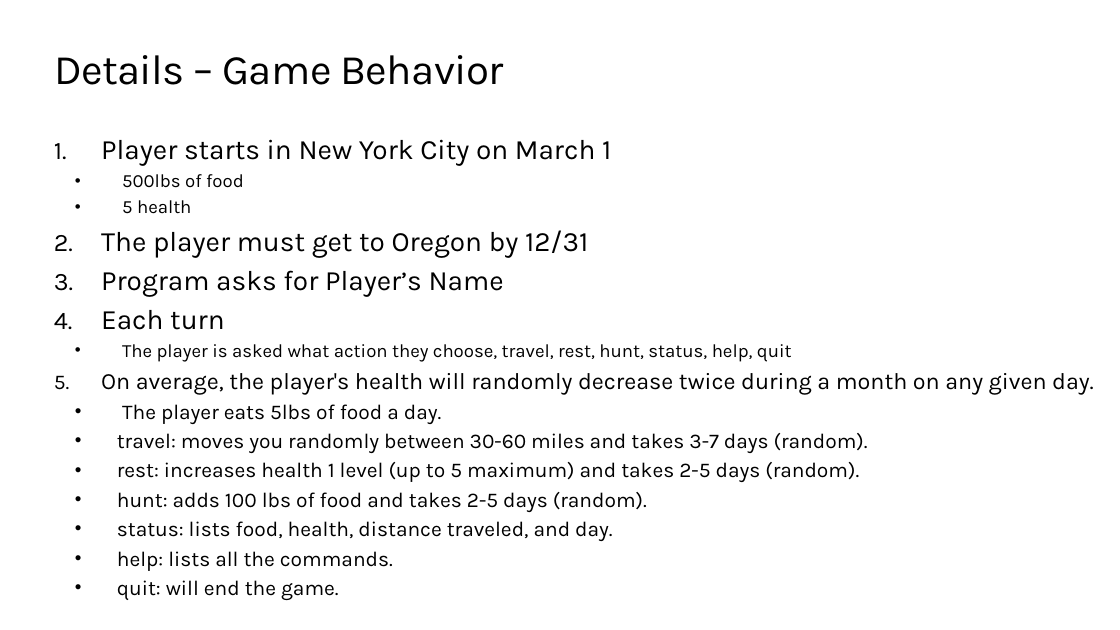
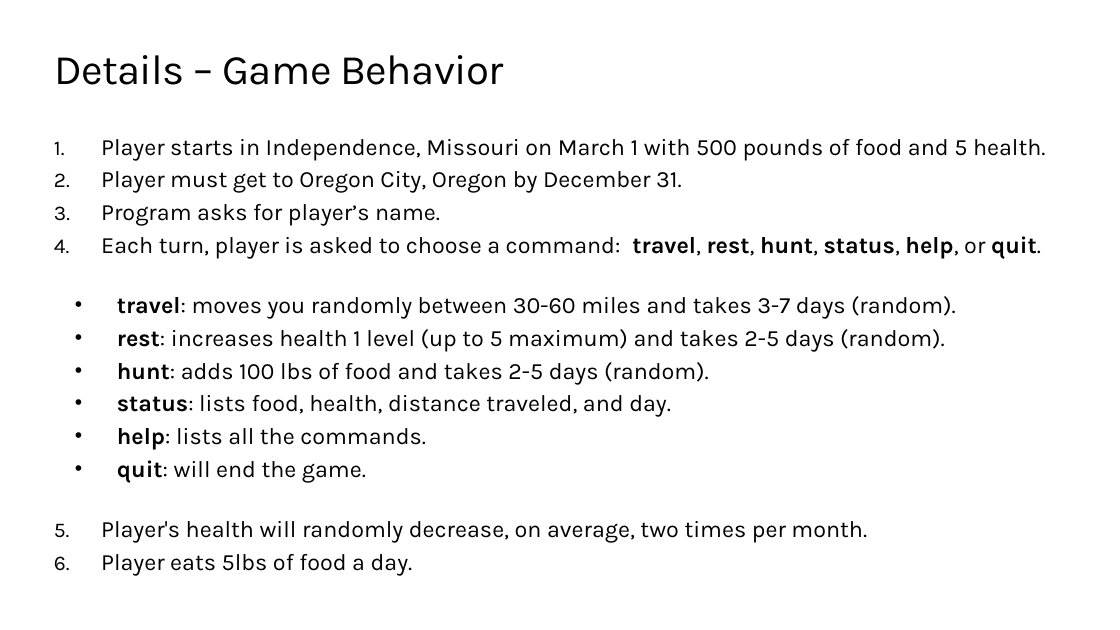
Before and after one commit to TEALSK12/2nd-semester-introduction-to-computer-science, a slide deck: slide 5 of docs/units/3_unit/slidedecks/Intro Python 3.05 TEALS.pptx. Drawn at 1120x630 pixels with LibreOffice and Linux fonts; fonts in the diff are those of the drawing; background and template pictures are left out. Boxes give left, top, right and bottom in pixels: in the first picture for what was removed or moved away, otherwise in the second. Text is boxed around its words. In the diff, an @@ line names an element or a change of style, - is before the commit and + after.

```diff
--- a/docs/units/3_unit/slidedecks/Intro Python 3.05 TEALS.pptx
+++ b/docs/units/3_unit/slidedecks/Intro Python 3.05 TEALS.pptx
@@ text at [101,139,1045,258]: text changed; size 24 to 20 pt @@
-1. Player starts in New York City on March 1
-  • 500lbs of food
-  • 5 health
-2. The player must get to Oregon by 12/31
-3. Program asks for Player’s Name
-4. Each turn
-  • The player is asked what action they choose, travel, rest, hunt, status, help, quit
-5. On average, the player's health will randomly decrease twice during a month on any given day.
-  • The player eats 5lbs of food a day.
+1. Player starts in Independence, Missouri on March 1 with 500 pounds of food and 5 health.
+2. Player must get to Oregon City, Oregon by December 31.
+3. Program asks for player’s name.
+4. Each turn, player is asked to choose a command: travel, rest, hunt, status, help, or quit.
@@ text at [117,296,956,482]: size 18 to 20 pt in "travel: moves you randomly between 30-60 miles ...", "rest: increases health 1 level (up to ...", "hunt: adds 100 lbs of food and ...", "status: lists food, health, distance traveled, and ..." and 2 more places; bold on in "travel:", "rest:", "hunt:", "status:" and 2 more places @@
@@ text at [101,521,867,575]: paragraphs added @@
+5. Player's health will randomly decrease, on average, two times per month.
+6. Player eats 5lbs of food a day.
```
Also in this commit, not shown: 7 other slides changed, 18 other files.
